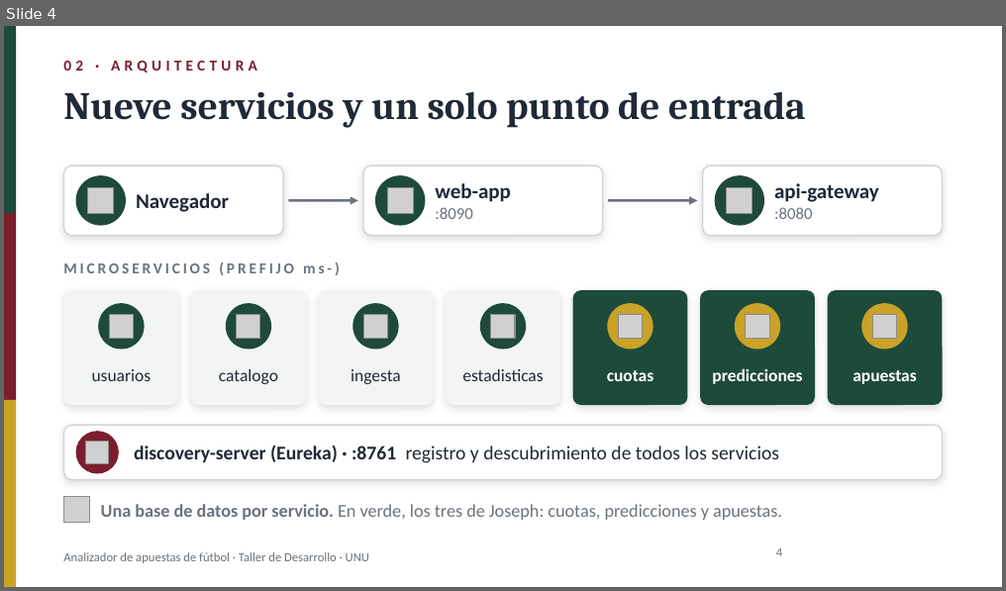
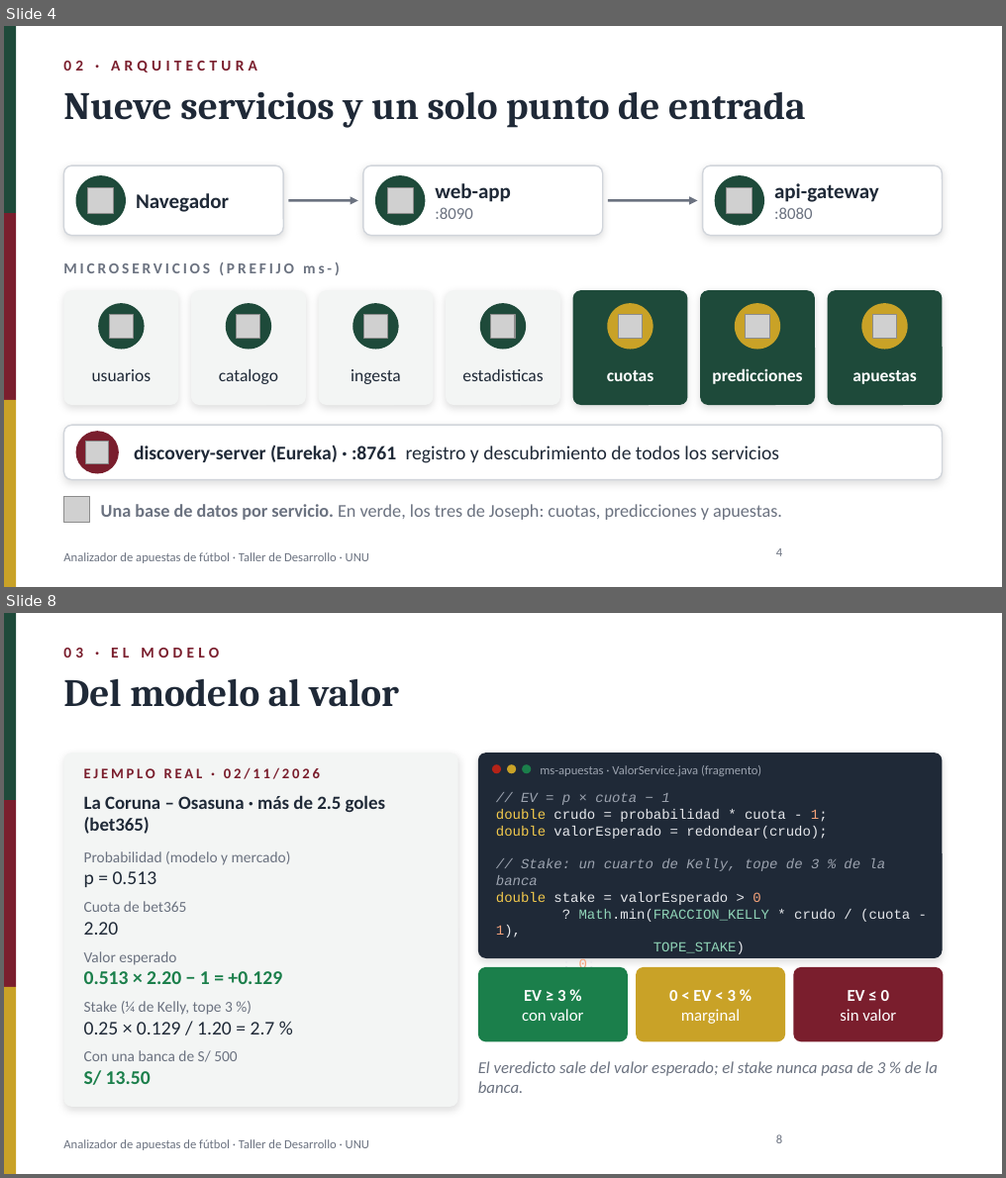
Before and after one commit to Renindstone/app-apuestas-universidad, a slide deck: docs/PresentacionApuestas_2nov2026.pptx. Shown one above the other, each under a label of ours: slide 4 before the commit, slides 4 and 8 after it; the slides between them are not shown. The pictures are 1006x591 and 1006x1178 pixels, drawn with LibreOffice and Linux fonts; fonts in the diff are those of the drawing; grey boxes stand for pictures; background and template pictures are left out. Boxes give left, top, right and bottom in pixels: in the first picture for what was removed or moved away, otherwise in the second. Text is boxed around its words. In the diff, an @@ line names an element or a change of style, - is before the commit and + after.

```diff
--- a/docs/PresentacionApuestas_2nov2026.pptx
+++ b/docs/PresentacionApuestas_2nov2026.pptx
@@ slide 8 added at <box>4,613,1002,1174</box>, background #FFFFFF; not listed: 4 template elements that a slide beside it also shows @@
@@ text added at <box>63,648,219,658</box>, 11 pt, text #7A1E2D, bold @@
+03 · EL MODELO
@@ text added at <box>63,678,399,707</box>, 28 pt, text #1F2937, bold @@
+Del modelo al valor
@@ rounded rectangle added at <box>63,753,458,1107</box>, fill #F3F5F4 @@
@@ rounded rectangle added at <box>478,753,943,959</box>, fill #1F2937 @@
@@ text added at <box>84,767,320,779</box>, 10.5 pt, text #7A1E2D, bold @@
+EJEMPLO REAL · 02/11/2026
@@ ellipse added at <box>492,764,501,773</box>, fill #B42318 @@
@@ ellipse added at <box>507,764,516,773</box>, fill #C9A227 @@
@@ ellipse added at <box>522,764,531,773</box>, fill #1B7F4B @@
@@ text added at <box>540,765,761,776</box>, 9 pt, text #9CA3AF @@
+ms-apuestas · ValorService.java (fragmento)
@@ text added at <box>84,795,385,834</box>, 13.5 pt, text #1F2937, bold @@
+La Coruna – Osasuna · más de 2.5 goles (bet365)
@@ text added at <box>496,793,910,955</box>, 10 pt, text #E5E7EB @@
+// EV = p × cuota − 1
+double crudo = probabilidad * cuota - 1;
+double valorEsperado = redondear(crudo);
+// Stake: un cuarto de Kelly, tope de 3 % de la banca
+double stake = valorEsperado > 0
+? Math.min(FRACCION_KELLY * crudo / (cuota - 1),
+TOPE_STAKE)
+: 0;
@@ text added at <box>84,852,291,887</box>, 11 pt, text #6B7280 @@
+Probabilidad (modelo y mercado)
+p = 0.513
@@ text added at <box>84,901,186,935</box>, 11 pt, text #6B7280 @@
+Cuota de bet365
+2.20
@@ text added at <box>84,952,282,984</box>, 14 pt, text #1B7F4B, bold @@
+Valor esperado
+0.513 × 2.20 − 1 = +0.129
@@ rounded rectangle added at <box>478,967,628,1042</box>, fill #1B7F4B @@
@@ rounded rectangle added at <box>636,967,785,1042</box>, fill #C9A227 @@
@@ rounded rectangle added at <box>793,967,944,1042</box>, fill #7A1E2D @@
@@ text added at <box>522,990,584,1021</box>, 12 pt, text #FFFFFF @@
+EV ≥ 3 %
+con valor
@@ text added at <box>669,990,740,1024</box>, 12 pt, text #FFFFFF @@
+0 < EV < 3 %
+marginal
@@ text added at <box>840,990,896,1021</box>, 12 pt, text #FFFFFF @@
+EV ≤ 0
+sin valor
@@ text added at <box>84,1001,275,1035</box>, 11 pt, text #6B7280 @@
+Stake (¼ de Kelly, tope 3 %)
+0.25 × 0.129 / 1.20 = 2.7 %
@@ text added at <box>84,1051,237,1085</box>, 11 pt, text #6B7280 @@
+Con una banca de S/ 500
+S/ 13.50
@@ text added at <box>478,1061,937,1093</box>, 12 pt, text #6B7280, italic @@
+El veredicto sale del valor esperado; el stake nunca pasa de 3 % de la banca.
@@ page number added at <box>776,1135,782,1144</box>, 9 pt, text #6B7280 @@
+8
```
Also in this commit, not shown: 8 slides changed, 5 other slides added, 1 other file.
